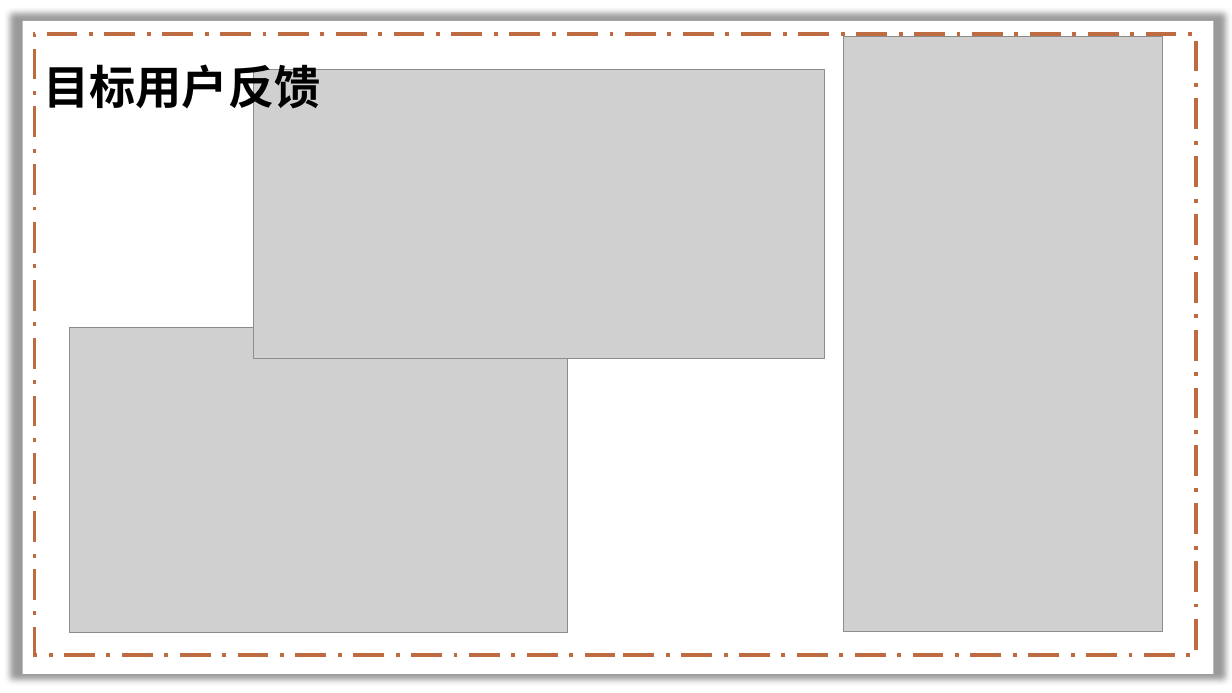
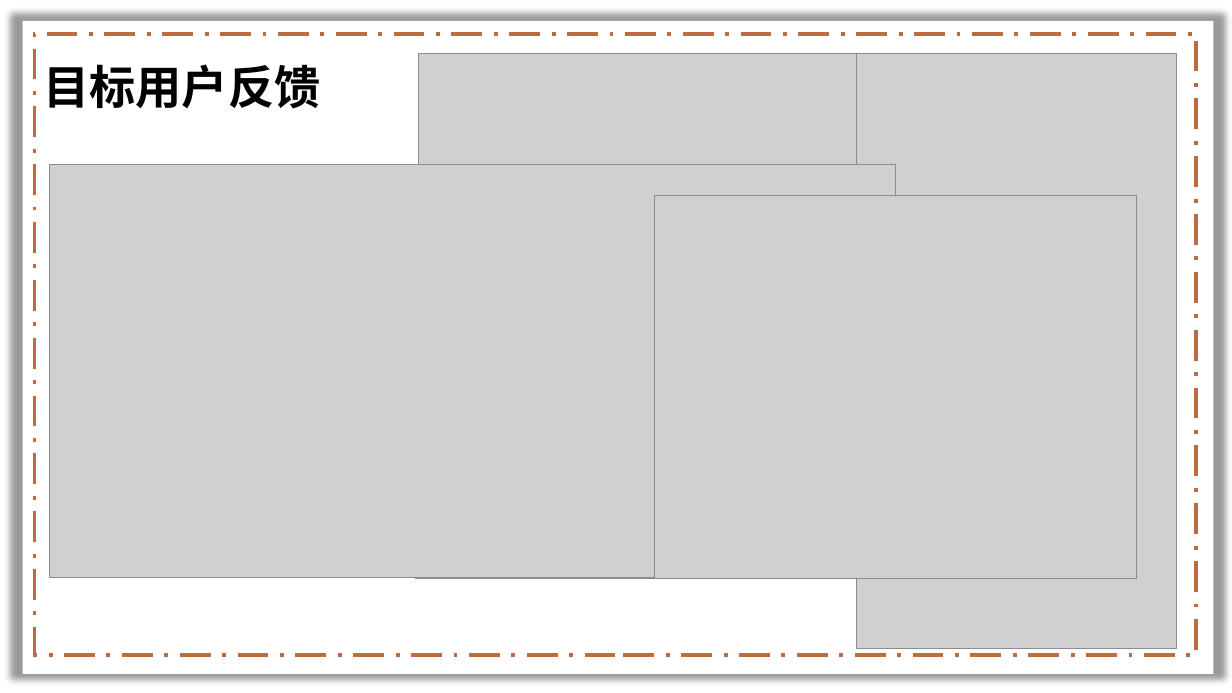
Before and after one commit to lenovo-wu/G11ZUCC, a slide deck: slide 11 of 需求规格说明.pptx (slide 13 before the commit). Drawn at 1232x693 pixels with LibreOffice and Linux fonts; fonts in the diff are those of the drawing; grey boxes stand for pictures; background and template pictures are left out. Boxes give left, top, right and bottom in pixels: in the first picture for what was removed or moved away, otherwise in the second. Text is boxed around its words. In the diff, an @@ line names an element or a change of style, - is before the commit and + after.

```diff
--- a/需求规格说明.pptx
+++ b/需求规格说明.pptx
@@ picture: place and size @@
-picture at box(253, 69, 824, 358)
+picture at box(418, 54, 856, 275)
@@ picture: place and size @@
-picture at box(843, 37, 1163, 632)
+picture at box(857, 54, 1177, 649)
@@ picture added at box(49, 165, 897, 579) @@
@@ picture added at box(655, 195, 1138, 579) @@
@@ picture: place and size @@
-picture at box(69, 327, 567, 632)
+picture at box(415, 274, 913, 579)
```
Also in this commit, not shown: 7 other slides changed, 1 slide added, 6 slides removed.
